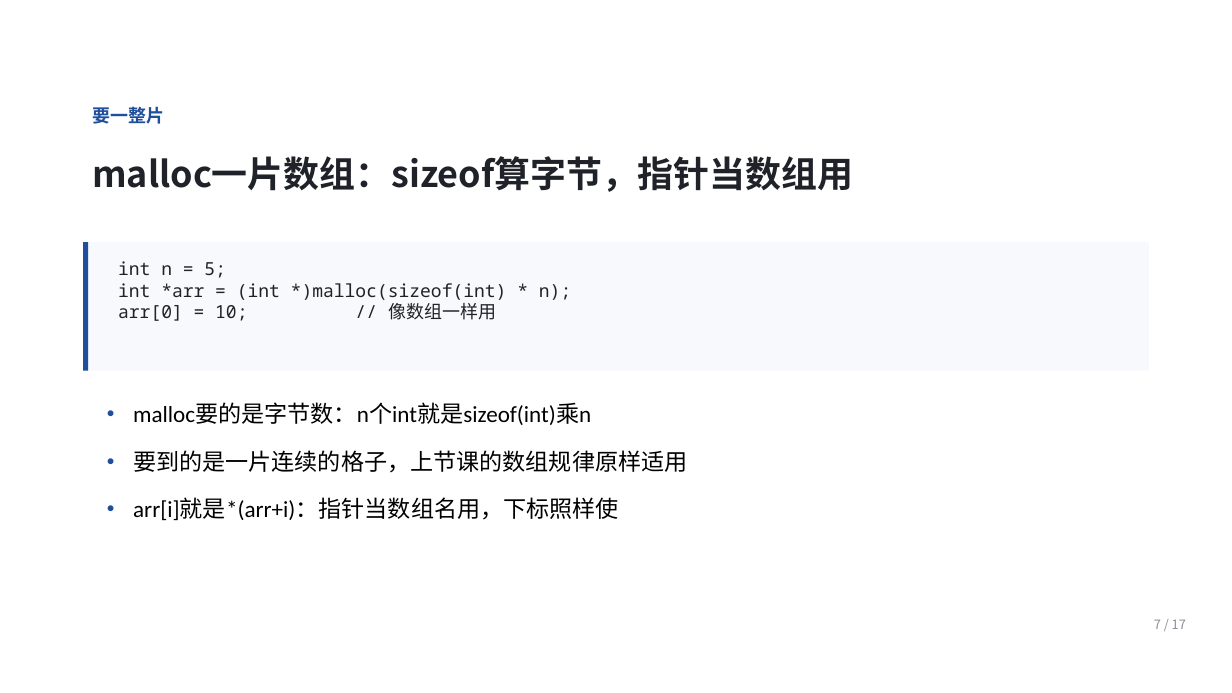
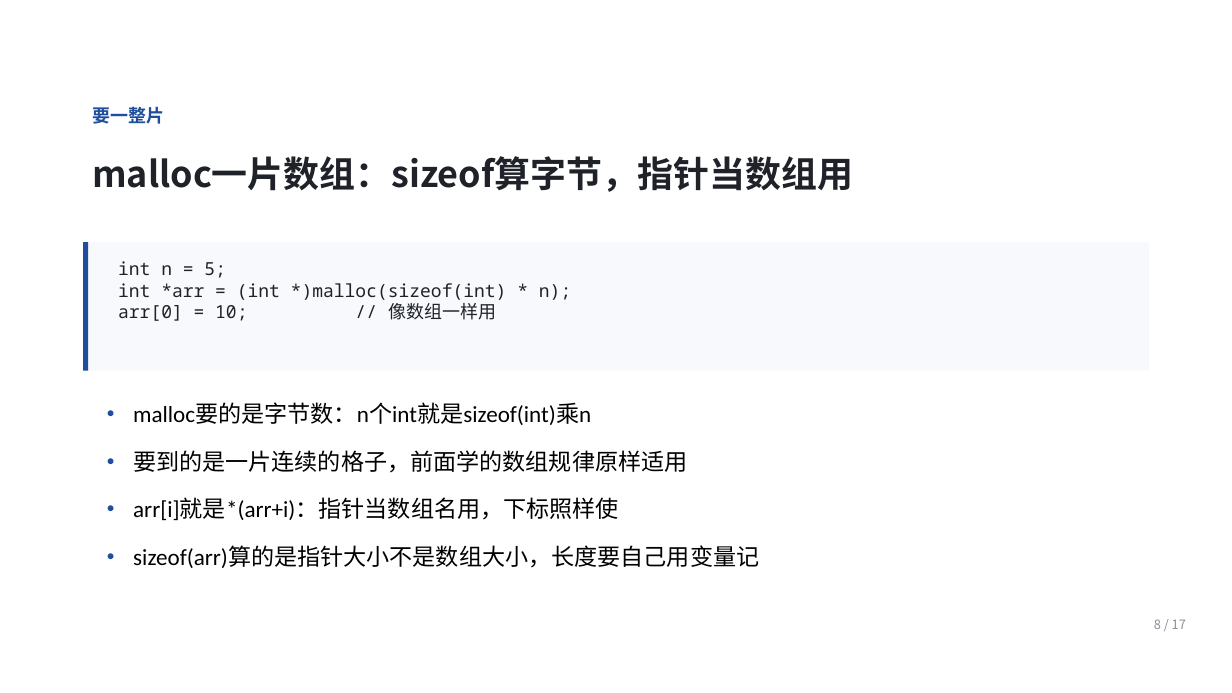
Before and after one commit to Ctrl1CandV/SpecialtyCourses, a slide deck: slide 8 of 课件/C1/C1-B-04/C1-B-04.pptx (slide 7 before the commit). Drawn at 1232x693 pixels with LibreOffice and Linux fonts; fonts in the diff are those of the drawing; background and template pictures are left out. Boxes give left, top, right and bottom in pixels: in the first picture for what was removed or moved away, otherwise in the second. Text is boxed around its words. In the diff, an @@ line names an element or a change of style, - is before the commit and + after.

```diff
--- a/课件/C1/C1-B-04/C1-B-04.pptx
+++ b/课件/C1/C1-B-04/C1-B-04.pptx
@@ text at [133, 450, 687, 473]: text changed @@
-• 要到的是一片连续的格子，上节课的数组规律原样适用
+• 要到的是一片连续的格子，前面学的数组规律原样适用
@@ text added at [133, 545, 759, 568], 18 pt, text #000000 @@
+• sizeof(arr)算的是指针大小不是数组大小，长度要自己用变量记
@@ text at [1154, 619, 1186, 629]: text changed @@
-7 / 17
+8 / 17
```
Also in this commit, not shown: 1 other slide changed, 17 other files.
